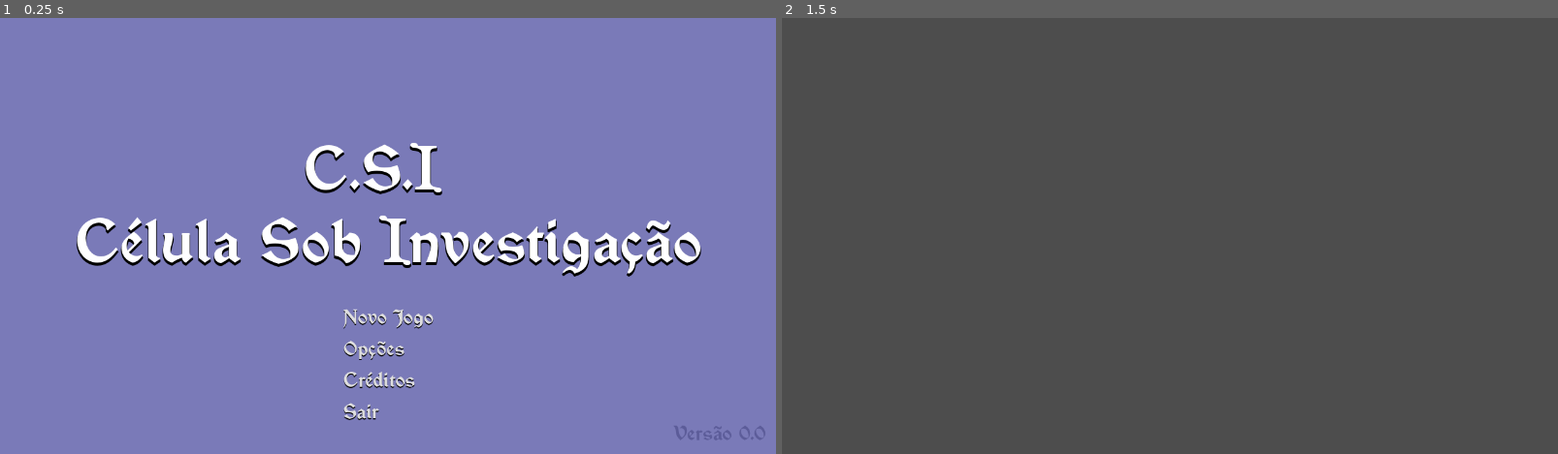
Above: before the commit, frames 1-2 (left to right).
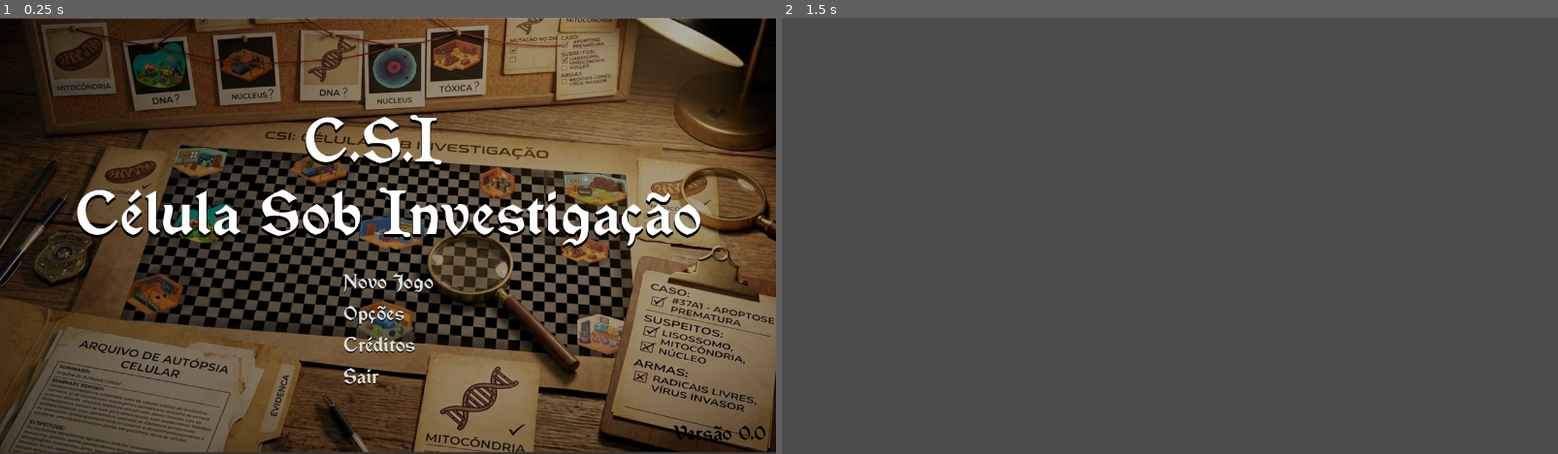
Above: after the commit, the same moments.

Repository: brunocosta-dev/celula-em-acao
Game: Godot game, scene res://ui/main-menu/menu.tscn
Two runs of this game, one before a commit and one after it. Both use one fixed random seed, a clock stepped at 60 frames per second and the inputs below.
Inputs:
- Up to frame 1 (0.25 s): no input
- Up to frame 2 (1.5 s): click "Opções" at 0.5 s; tap Enter at 1.25 s

The runs differ from the first frame. In frame 1, 99% of the frame differs, in the area x 0-100%, y 0-100%; in frame 2, nothing differs.

Commit message:
Adicionado imagens

Diff:
--- a/scenes/levels/Levels01.tscn
+++ b/scenes/levels/Levels01.tscn
@@ -1,3 +1,16 @@
-[gd_scene format=3 uid="uid://dskdpil1rprtj"]
+[gd_scene load_steps=2 format=3 uid="uid://dskdpil1rprtj"]
+
+[ext_resource type="Texture2D" uid="uid://c3g5nj2sauhq4" path="res://images/Mapa_v0.01.png" id="1_871oa"]
 
 [node name="Levels01" type="Node2D"]
+
+[node name="Background" type="ParallaxBackground" parent="."]
+
+[node name="DefaultBackground" type="ParallaxLayer" parent="Background"]
+
+[node name="Texture" type="TextureRect" parent="Background/DefaultBackground"]
+offset_right = 40.0
+offset_bottom = 40.0
+scale = Vector2(0.32, 0.42)
+texture = ExtResource("1_871oa")
+metadata/_edit_use_anchors_ = true
--- a/ui/main-menu/menu.tscn
+++ b/ui/main-menu/menu.tscn
@@ -1,7 +1,8 @@
-[gd_scene load_steps=6 format=3 uid="uid://ixq3tyquspfr"]
+[gd_scene load_steps=7 format=3 uid="uid://ixq3tyquspfr"]
 
 [ext_resource type="Script" uid="uid://d3sd2ng582nye" path="res://ui/main-menu/menu.gd" id="1_hk6kk"]
 [ext_resource type="FontFile" uid="uid://cffdj2mth1fmw" path="res://assets/fonts/vinque/Vinque Rg.otf" id="2_hk6kk"]
+[ext_resource type="Texture2D" uid="uid://42imr7fkdpx6" path="res://images/menu.png" id="2_k0imn"]
 
 [sub_resource type="LabelSettings" id="LabelSettings_k0imn"]
 font = ExtResource("2_hk6kk")
@@ -26,6 +27,17 @@
 grow_vertical = 2
 script = ExtResource("1_hk6kk")
 
+[node name="Background" type="ParallaxBackground" parent="."]
+
+[node name="DefaultBackground" type="ParallaxLayer" parent="Background"]
+
+[node name="Texture" type="TextureRect" parent="Background/DefaultBackground"]
+offset_right = 40.0
+offset_bottom = 40.0
+scale = Vector2(0.42, 0.42)
+texture = ExtResource("2_k0imn")
+metadata/_edit_use_anchors_ = true
+
 [node name="ColorRect" type="ColorRect" parent="."]
 layout_mode = 1
 anchors_preset = 15
@@ -33,7 +45,7 @@
 anchor_bottom = 1.0
 grow_horizontal = 2
 grow_vertical = 2
-color = Color(0.6, 0.6, 1, 0.6)
+color = Color(0, 0, 0, 0.30980393)
 metadata/_edit_use_anchors_ = true
 
 [node name="Title" type="Label" parent="ColorRect"]
@@ -44,9 +56,9 @@
 anchor_right = 0.5
 anchor_bottom = 0.5
 offset_left = -517.5
-offset_top = -174.5
+offset_top = -220.0
 offset_right = 517.5
-offset_bottom = 62.5
+offset_bottom = 17.0
 grow_horizontal = 2
 grow_vertical = 2
 text = "             C.S.I
@@ -61,9 +73,9 @@
 anchor_right = 0.5
 anchor_bottom = 1.0
 offset_left = -78.5
-offset_top = -252.0
+offset_top = -310.0
 offset_right = 78.5
-offset_bottom = -48.0
+offset_bottom = -106.0
 grow_horizontal = 2
 grow_vertical = 0
 
Binary file added: images/Mapa_v0.01.png
Not shown, added: images/Mapa_v0.01.png.import
Binary file added: images/menu.png
Not shown, added: images/menu.png.import
